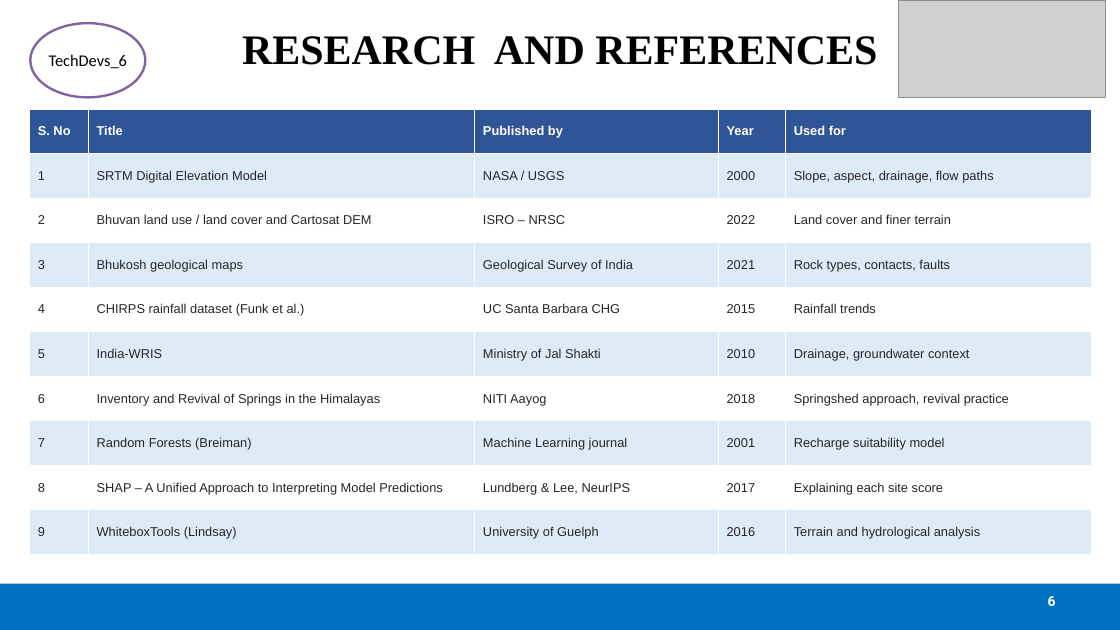
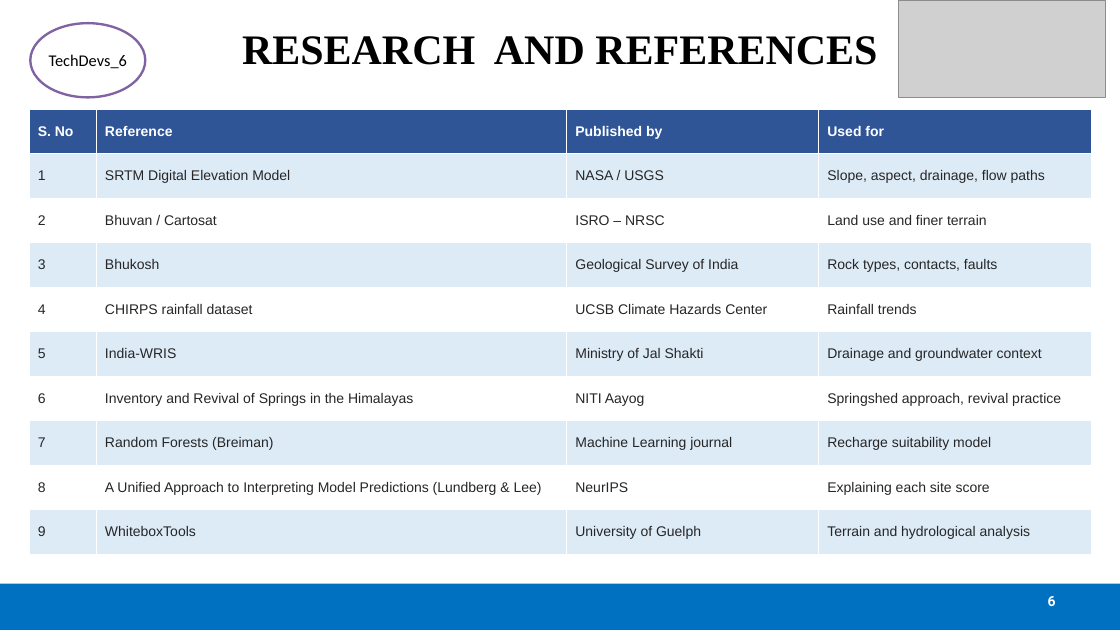
Before and after one commit to TharunS2006/HealthcareAI, a slide deck: slide 6 of docs/SIH26240/JalSrot-SIH2026-Idea.pptx. Drawn at 1120x630 pixels with LibreOffice and Linux fonts; fonts in the diff are those of the drawing; grey boxes stand for pictures. Boxes give left, top, right and bottom in pixels: in the first picture for what was removed or moved away, otherwise in the second. Text is boxed around its words. In the diff, an @@ line names an element or a change of style, - is before the commit and + after.

```diff
--- a/docs/SIH26240/JalSrot-SIH2026-Idea.pptx
+++ b/docs/SIH26240/JalSrot-SIH2026-Idea.pptx
@@ table at (29, 109, 1092, 555) @@
-column 2: Title | SRTM Digital Elevation Model | Bhuvan land use / land cover and Cartosat DEM | Bhukosh geological maps | CHIRPS rainfall dataset (Funk et al.) | India-WRIS | Inventory and Revival of Springs in the Himalayas | Random Forests (Breiman) | SHAP – A Unified Approach to Interpreting Model Predictions | WhiteboxTools (Lindsay)
-column 3: Published by | NASA / USGS | ISRO – NRSC | Geological Survey of India | UC Santa Barbara CHG | Ministry of Jal Shakti | NITI Aayog | Machine Learning journal | Lundberg & Lee, NeurIPS | University of Guelph
-column 4: Year | 2000 | 2022 | 2021 | 2015 | 2010 | 2018 | 2001 | 2017 | 2016
-column 5: Used for | Slope, aspect, drainage, flow paths | Land cover and finer terrain | Rock types, contacts, faults | Rainfall trends | Drainage, groundwater context | Springshed approach, revival practice | Recharge suitability model | Explaining each site score | Terrain and hydrological analysis
+column 2: Reference | SRTM Digital Elevation Model | Bhuvan / Cartosat | Bhukosh | CHIRPS rainfall dataset | India-WRIS | Inventory and Revival of Springs in the Himalayas | Random Forests (Breiman) | A Unified Approach to Interpreting Model Predictions (Lundberg & Lee) | WhiteboxTools
+column 3: Published by | NASA / USGS | ISRO – NRSC | Geological Survey of India | UCSB Climate Hazards Center | Ministry of Jal Shakti | NITI Aayog | Machine Learning journal | NeurIPS | University of Guelph
+column 4: Used for | Slope, aspect, drainage, flow paths | Land use and finer terrain | Rock types, contacts, faults | Rainfall trends | Drainage and groundwater context | Springshed approach, revival practice | Recharge suitability model | Explaining each site score | Terrain and hydrological analysis
```
Also in this commit, not shown: 3 other slides changed, 2 slides added, 2 slides removed, 1 other file.
